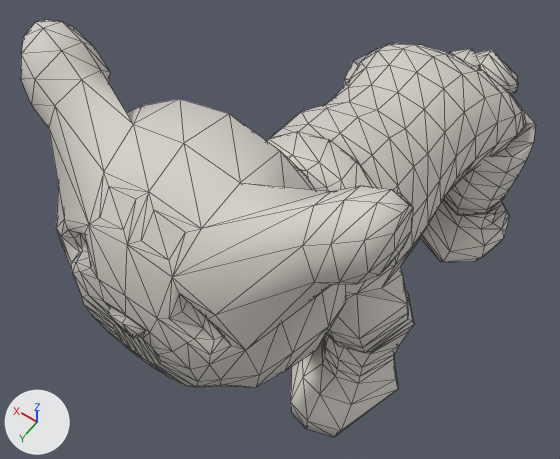
The glTF model public/assets/lion/cage/lion_cage_rigged.glb as it was, and as the next commit left it.
Before and after are seen from a 50 mm camera at (-0.458, 0.944, 1.459) aimed at (0.062, 0.215, 0.314). Every picture has the same lights, and +X, +Y and +Z are marked at lower left. The picture after the commit comes second. Mesh edges are drawn as thin lines.

The first picture shows 'LionCage'.
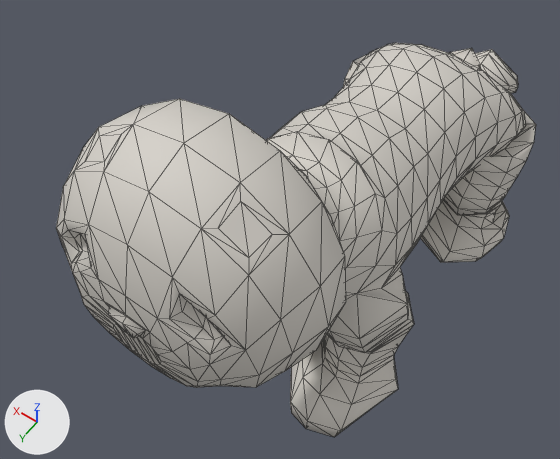
Boxes [x1, y1, x2, y2] around the edits, measured in the pictures (560 x 459 px):
'LionCage', reshaped (7% narrower)
    before: [21, 19, 536, 437]
    after: [56, 43, 536, 437]
part 1 of me_lioncage, cut back
    before: [21, 19, 413, 350]
    after: [56, 124, 320, 350]

The change, as a list of edits to the scene's bpy script:
```text
Change me_lioncage:
    used by ob_lioncage; location = (0.0, 0.0, 0.0)
    remove me_lioncage.from_pydata(...)  # 999 vertices, 1994 faces; spans x -0.277..0.277, y -0.657..0.644, z 0.004..0.85
    add me_lioncage.from_pydata(...)  # 937 vertices, 1870 faces; spans x -0.244..0.244, y -0.657..0.644, z 0.004..0.812
    me_lioncage part 1
    72 vertices are removed from x -0.277..0.277, y 0.421..0.597, z 0.713..0.85
    160 faces are deleted
    10 vertices are added at x -0.137..0.137, y 0.507..0.556, z 0.733..0.784
    36 new faces join them
```
